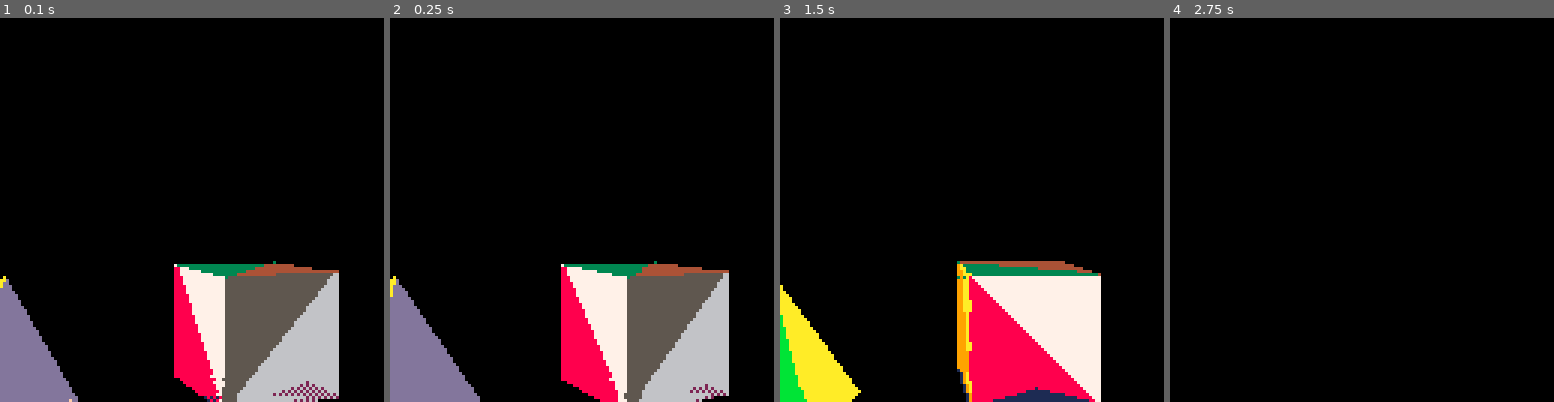
Above: before the commit, frames 1-4 (left to right).
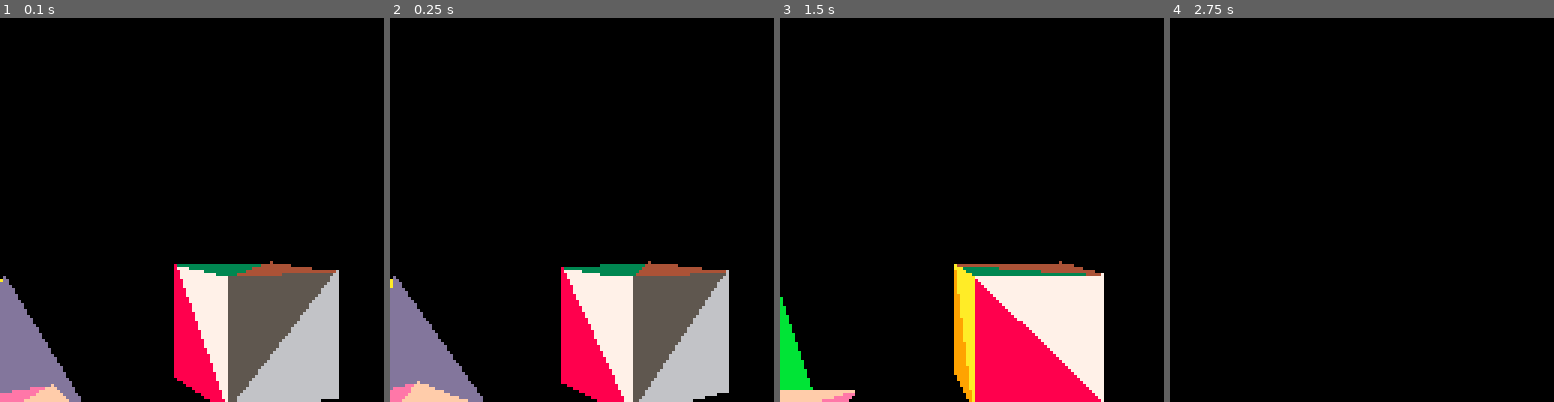
Above: after the commit, the same moments.

Repository: ajbowen249/pico83D
Game: PICO-8 cartridge t2.p8
The game is run twice, just before and just after one commit, with the same random seed, the same clock (stepped at 60 frames per second) and the same inputs.
Inputs:
- Up to frame 1 (0.1 s): no input
- Up to frame 2 (0.25 s): no input
- Up to frame 3 (1.5 s): tap X (X key) at 0.33, 1.07 s; tap O (Z key) at 0.7 s
- Up to frame 4 (2.75 s): hold Right 1.6-2.1 s; tap O (Z key) at 1.7, 2.1, 2.5 s; tap X (X key) at 1.85 s; hold Up 2.15-2.42 s; hold Right from 2.47 s (still down)

The runs differ from the first frame. In frame 1, 1.7% of the frame differs, in the area x 0-89%, y 63-100%; in frame 2, 2.1%; in frame 3, 5.6%, in the area x 0-85%, y 63-100%; in frame 4, nothing differs.

Commit message:
drop the Z buffer

Diff:
--- a/t2.p8
+++ b/t2.p8
@@ -219,7 +219,7 @@
     line(v3[1],v3[2],v1[1],v1[2],col)
 end
 
-function draw_span( mainX, offX, row, minX, maxX, baseZ, zDeltaX, color )
+function draw_span( mainX, offX, row, minX, maxX, color )
     if offX < mainX then
         -- "Main" and "off" lose their meaning here if we
         -- need to swap. Oh, well.
@@ -234,38 +234,27 @@
     local right = offX < maxX and offX or maxX
     right = right < screenWidth and right or screenWidth
 
-    local z = baseZ
-    local zBuf = zBuffer
-
     for x=flr(left), flr(right) do
-        if z < zBuf[x+1][row+1] then
-            zBuf[x+1][row+1] = z
-            pset(x,row,color)
-        end
-
-        z += zDeltaX
-    end
-end
-
-function draw_spans( mainX, offX, startY, endY, mainStepX, offStepX, color, minX, maxX, baseZ, zDeltaY, zDeltaX, drawBottom )
+        pset(x,row,color)
+    end
+end
+
+function draw_spans( mainX, offX, startY, endY, mainStepX, offStepX, color, minX, maxX, drawBottom )
     assert( endY >= startY )
     startY = flr( startY )
     endY = flr( endY )
     if not drawBottom then endY-=1 end
     if endY < startY then endY=startY end
 
-    local z = baseZ
-
     for row = startY, endY do
         if row >= screenHeight then
             break
         end
         if row >= 0 then
-            draw_span( mainX, offX, row, minX, maxX, z, zDeltaX, color )
+            draw_span( mainX, offX, row, minX, maxX, color )
         end
         mainX += mainStepX
         offX += offStepX
-        z += zDeltaY
     end
 
     return mainX
@@ -324,22 +313,18 @@
     local maxX = v1.x > v2.x and v1.x or v2.x
     maxX = maxX > v3.x and maxX or v3.x
 
-    local baseZ = topmost.z
-    local zDeltaY = (bottommost.z - topmost.z) / (bottommost.y - topmost.y)
-    local zDeltaX = (midpoint.z - topmost.z) / (midpoint.x - topmost.x)
-
     -- "Midpoint" may actually be at our same Y. If it is, skip the top "half"
     if hastop then
         local offStepX = (midpoint.x - topmost.x) / (midpoint.y - topmost.y)
         local offX = topmost.x
-        mainX = draw_spans(mainX, offX, topmost.y, midpoint.y, mainStepX, offStepX, color, minX, maxX, baseZ, zDeltaY, zDeltaX, not hasbottom)
+        mainX = draw_spans(mainX, offX, topmost.y, midpoint.y, mainStepX, offStepX, color, minX, maxX, not hasbottom)
     end
 
     -- Now draw the bottom "half" if applicable
     if hasbottom then
         local offX = midpoint.x
         local offStepX = (bottommost.x - midpoint.x) / (bottommost.y - midpoint.y)
-        draw_spans(mainX, offX, midpoint.y, bottommost.y, mainStepX, offStepX, color, minX, maxX, baseZ, zDeltaY, zDeltaX, true)
+        draw_spans(mainX, offX, midpoint.y, bottommost.y, mainStepX, offStepX, color, minX, maxX, true)
     end
 end
 
@@ -348,13 +333,6 @@
 
     --This is pretty bad. Make it better.
     if filled then
-        -- Clear the zBuffer
-        for col=1,screenWidth do
-            for row=1,screenHeight do
-                zBuffer[col][row]=150
-            end
-        end
-
         for mi,model in pairs(projectedModels) do
             for fi,face in pairs(model.faces) do
                 draw_triangle( face, model.vertices[ face[ 1 ] ], model.vertices[ face[ 2 ] ], model.vertices[ face[ 3 ] ] )
@@ -451,14 +429,6 @@
     far=100
 }
 
-zBuffer={}
-for col=1,screenWidth,1 do
-    zBuffer[col]={}
-    for row=1,screenHeight,1 do
-        zBuffer[col][row]=150
-    end
-end
-
 function _update60()
     models[1].rot[3]=(models[1].rot[3]+0.005)%1
     models[2].rot[3]=(models[2].rot[3]+0.0025)%1
